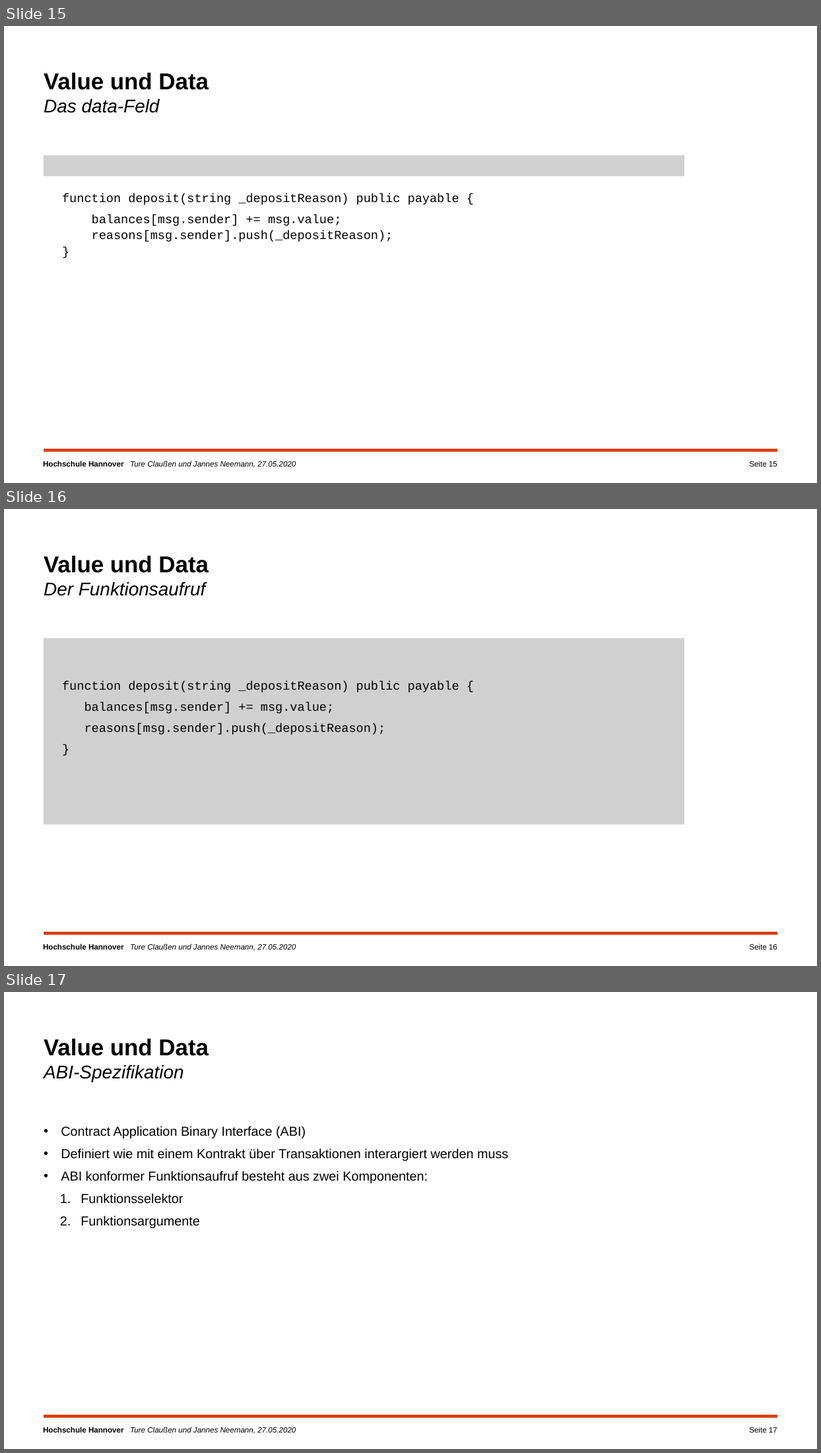
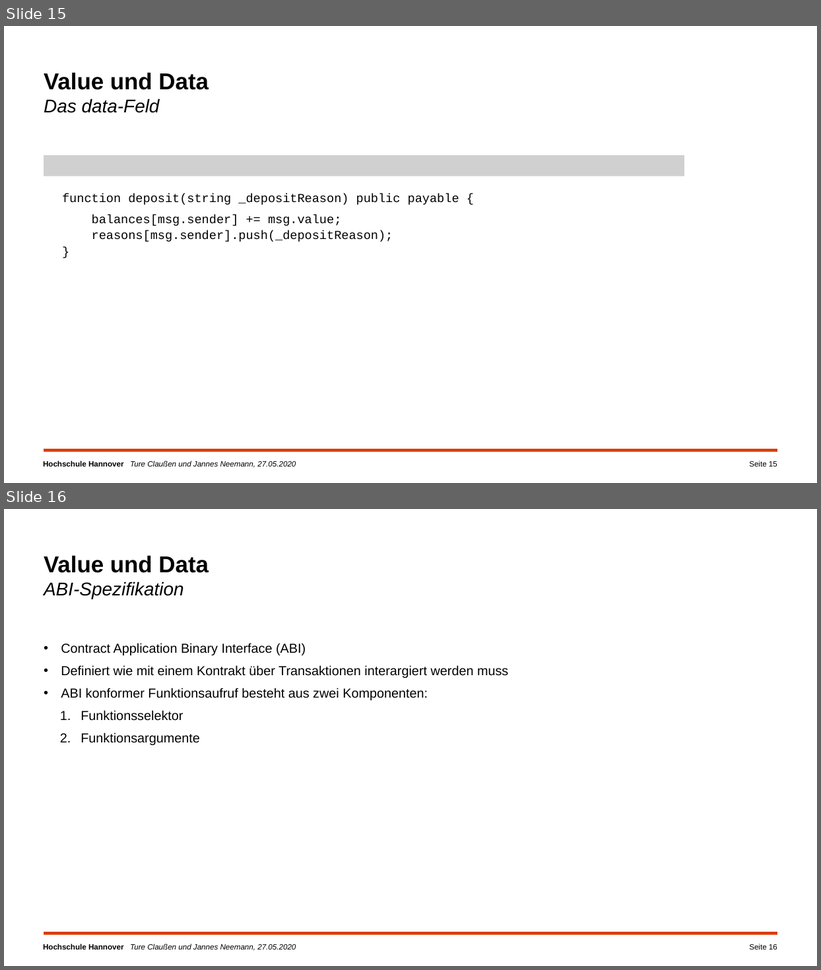
Before and after one commit to campfireman/SEM-ethereum-transactions, a slide deck: Ethereum_Präsentation_Jannes/Ethereum-Transaktionen.pptx. Shown one above the other, each under a label of ours: slides 15, 16 and 17 before the commit, slides 15 and 16 after it. The pictures are 821x1453 and 821x970 pixels, drawn with LibreOffice and Linux fonts; fonts in the diff are those of the drawing; grey boxes stand for pictures; background and template pictures are left out. Boxes give left, top, right and bottom in pixels: in the first picture for what was removed or moved away, otherwise in the second. Text is boxed around its words. In the diff, an @@ line names an element or a change of style, - is before the commit and + after.

```diff
--- a/Ethereum_Präsentation_Jannes/Ethereum-Transaktionen.pptx
+++ b/Ethereum_Präsentation_Jannes/Ethereum-Transaktionen.pptx
@@ slide 16 removed at (x1=4, y1=509, x2=817, y2=966), background #FFFFFF; not listed: 2 template elements that a slide beside it also shows @@
@@ text removed at (x1=44, y1=555, x2=209, y2=596) @@
-Value und Data
-Der Funktionsaufruf
@@ picture removed at (x1=44, y1=638, x2=684, y2=825) @@
@@ text removed at (x1=62, y1=681, x2=459, y2=735) @@
-function deposit(string _depositReason) public payable {
-balances[msg.sender] += msg.value;
-reasons[msg.sender].push(_depositReason);
-}
@@ page number removed at (x1=749, y1=944, x2=778, y2=950) @@
-Seite 16
@@ what was slide 17 is now slide 16 @@
@@ page number at (x1=749, y1=944, x2=778, y2=950): text changed @@
-Seite 17
+Seite 16
```
Also in this commit, not shown: 7 slides changed, 2 slides added, 2 other slides removed, 1 other file.
